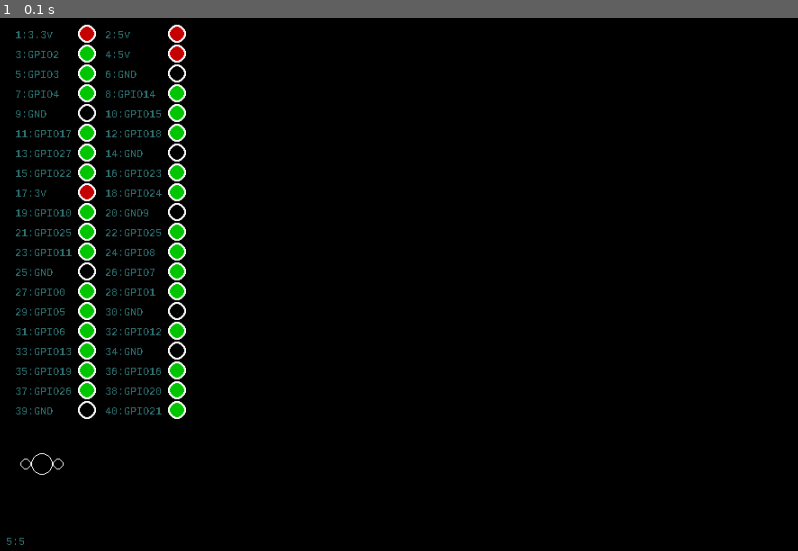
Above: before the commit, frame 1.
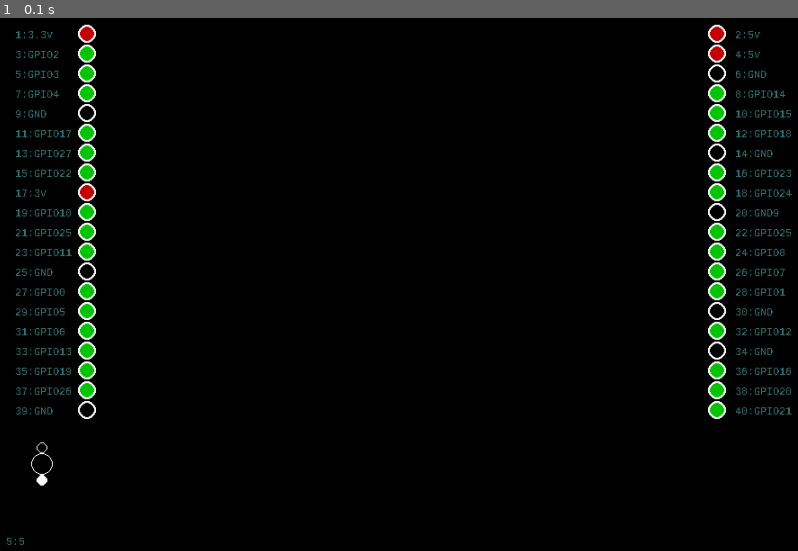
Above: after the commit, the same moment.

Repository: shaundennett/pygame-gpio
Game: pygame game, started from gpioview/display_pins.py
The game is run twice, just before and just after one commit, with the same random seed, the same clock (stepped at 60 frames per second) and the same inputs.
Inputs:
- Up to frame 1 (0.1 s): no input

The runs differ from the first frame. In frame 1, 3.9% of the frame differs, in the area x 2-100%, y 1-88%.

Commit message:
changed layout and connector orientation

Diff:
--- a/gpiosim/gpio.py
+++ b/gpiosim/gpio.py
@@ -12,17 +12,21 @@
         self.linked_pin = None
         self.xpos = 0
         self.ypos = 0
+        self.loc = 0
         self.set_x_and_y()
         self.current_state = 0
+
         pygame.font.init()
         self.myfont = pygame.font.SysFont('Courier', 12)
 
     def set_x_and_y(self):
 
         if self.is_even(self.pos):
-            self.xpos = 200
+            self.xpos = 800
+            self.loc = 1
         else:
             self.xpos = 100
+            self.loc = 0
         self.ypos = (math.floor((self.pos + 1) / 2) * 22)
 
     def is_even(self, val) -> bool:
@@ -32,7 +36,7 @@
             return False
 
     def toString(self):
-        print(str(self.pos) + " : " + self.name + ": (" + str(self.xpos) + "," + str(self.ypos) + ")")
+        print(str(self.pos) + " : " + self.name + ": (" + str(self.xpos) + "," + str(self.ypos) + "),  " + str(self.loc))
 
     def update(self, screen: pygame.Surface):
         pygame.draw.circle(screen, (255, 255, 255), (self.xpos, self.ypos), 10)
@@ -49,7 +53,11 @@
 
     def create_label(self,screen: pygame.Surface):
         textsurface = self.myfont.render(str(self.pos) + ":" + str(self.name), False, (50, 120, 120))
-        screen.blit(textsurface,(self.xpos -80, self.ypos - 5))
+
+        if self.loc == 0:
+            screen.blit(textsurface,(self.xpos - 80, self.ypos - 5))
+        else:
+            screen.blit(textsurface,(self.xpos + 20, self.ypos - 5))
 
 class gpio_pin(GPIO):
     def __init__(self, pos: int, name: str):
@@ -103,16 +111,20 @@
         elif self.type == 2:
             colour = (0, 255, 0)
 
-        pygame.draw.circle(screen, colour, (self.xpos, self.ypos), self.component_size, width=1)
-        pygame.draw.circle(screen, colour, (self.xpos - self.connector_relative_loc , self.ypos), self.connector_size, width=1)
-        pygame.draw.circle(screen, colour, (self.xpos + self.connector_relative_loc, self.ypos), self.connector_size, width=1)
-
+        pygame.draw.circle(screen, colour, (self.xpos, self.ypos), self.component_size, 1)
+        self.draw_input_connector(colour, screen)
+        self.draw_output_connector(colour, screen)
     def is_selected(self,x:int, y:int) -> bool:
         print(str(x) + " " + str(y))
 
         if self.type == 0 and abs(math.sqrt(pow(self.xpos - x, 2) + pow(self.ypos - y, 2))) <= self.component_size:
             print("IN")
             return True
+    def draw_input_connector(self,colour:(), screen:pygame.Surface):
+        pygame.draw.circle(screen, colour, (self.xpos , self.ypos - self.connector_relative_loc), self.connector_size, 1)
+    def draw_output_connector(self, colour:(), screen: pygame.Surface):
+        pygame.draw.circle(screen, colour, (self.xpos , self.ypos + self.connector_relative_loc), self.connector_size)
+
     def set_position(self,x:int,y:int):
         self.xpos = x
         self.ypos = y
